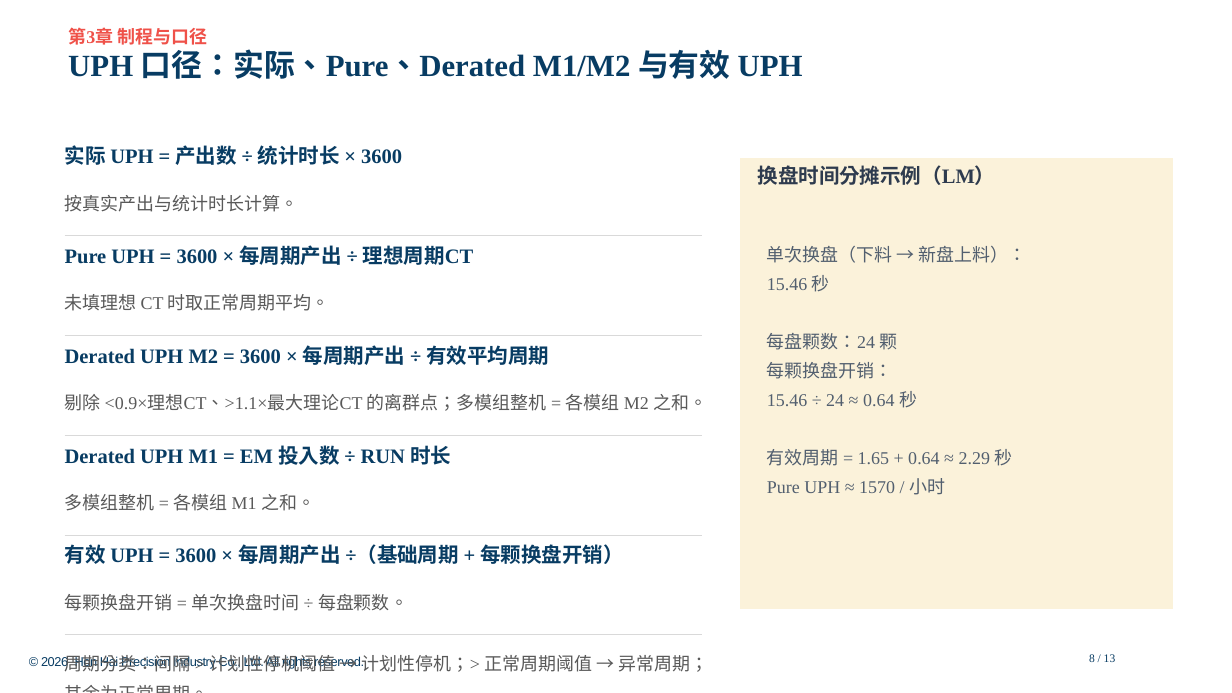
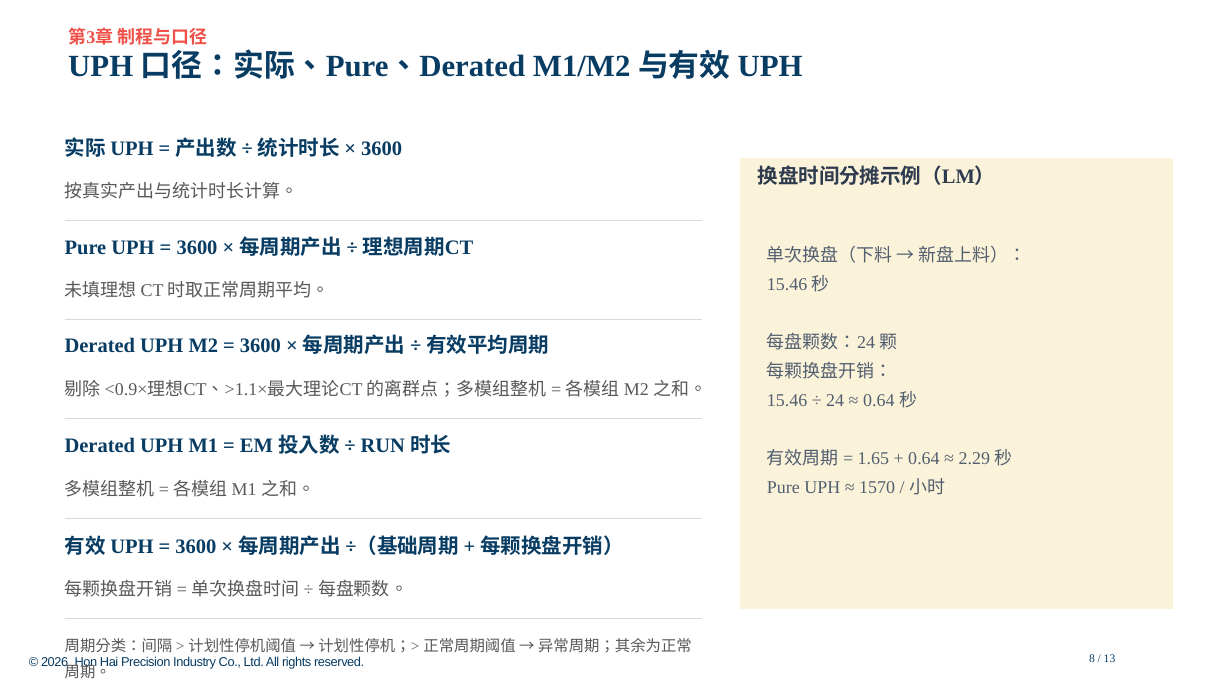
Before and after one commit to Longtianhong88888/MC_LogAnalysis, a slide deck: slide 8 of docs/usage_deck/final/機台log分析使用說明書.pptx. Drawn at 1232x693 pixels with LibreOffice and Linux fonts; fonts in the diff are those of the drawing; background and template pictures are left out. Boxes give left, top, right and bottom in pixels: in the first picture for what was removed or moved away, otherwise in the second. Text is boxed around its words. In the diff, an @@ line names an element or a change of style, - is before the commit and + after.

```diff
--- a/docs/usage_deck/final/機台log分析使用說明書.pptx
+++ b/docs/usage_deck/final/機台log分析使用說明書.pptx
@@ 6 texts: place and size @@
-6 texts at bbox=[65, 145, 623, 564]
+6 texts at bbox=[65, 137, 623, 555]
@@ 5 lines, 4 texts: place and size @@
-5 lines, 4 texts at bbox=[65, 236, 707, 635]
+5 lines, 4 texts at bbox=[65, 221, 707, 618]
@@ text "周期分类：间隔 > 计划性停机阈值 → 计划性停机；> ...": place and size @@
-text "周期分类：间隔 > 计划性停机阈值 → 计划性停机；> ..." at bbox=[65, 655, 708, 672]
+text "周期分类：间隔 > 计划性停机阈值 → 计划性停机；> ..." at bbox=[65, 638, 692, 678]
@@ text "周期分类：间隔 > 计划性停机阈值 → 计划性停机；> ..." at bbox=[65, 638, 692, 678]: size 14 to 12 pt @@
```
Also in this commit, not shown: 3 other slides changed, 17 other files.
